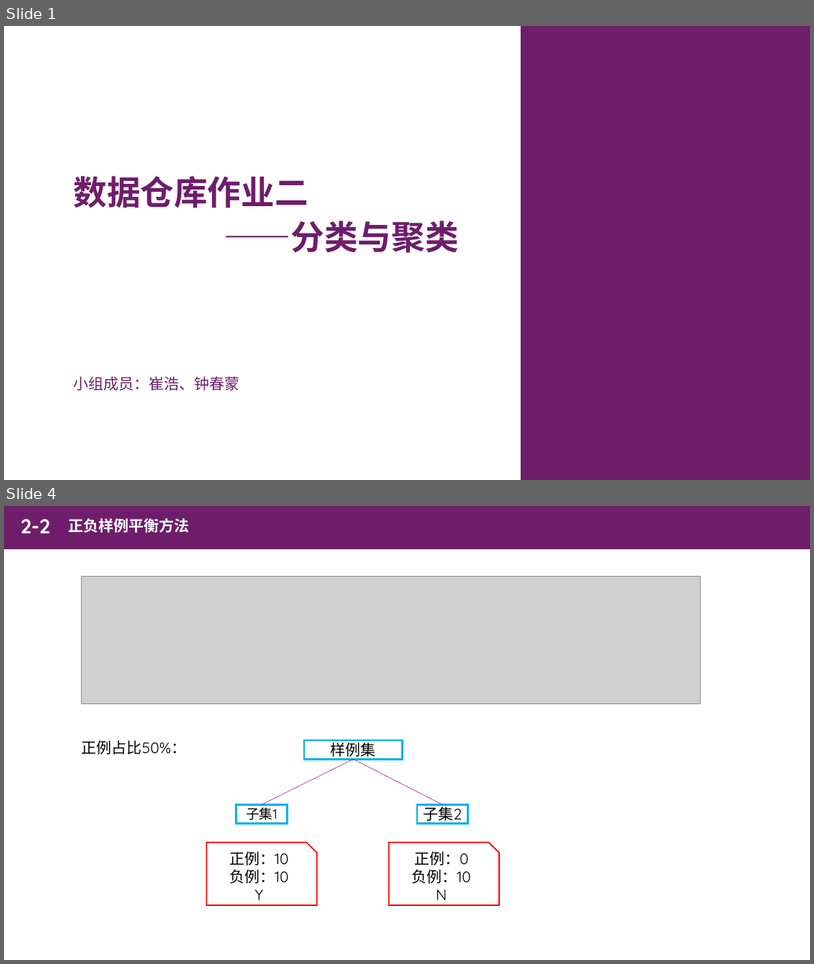
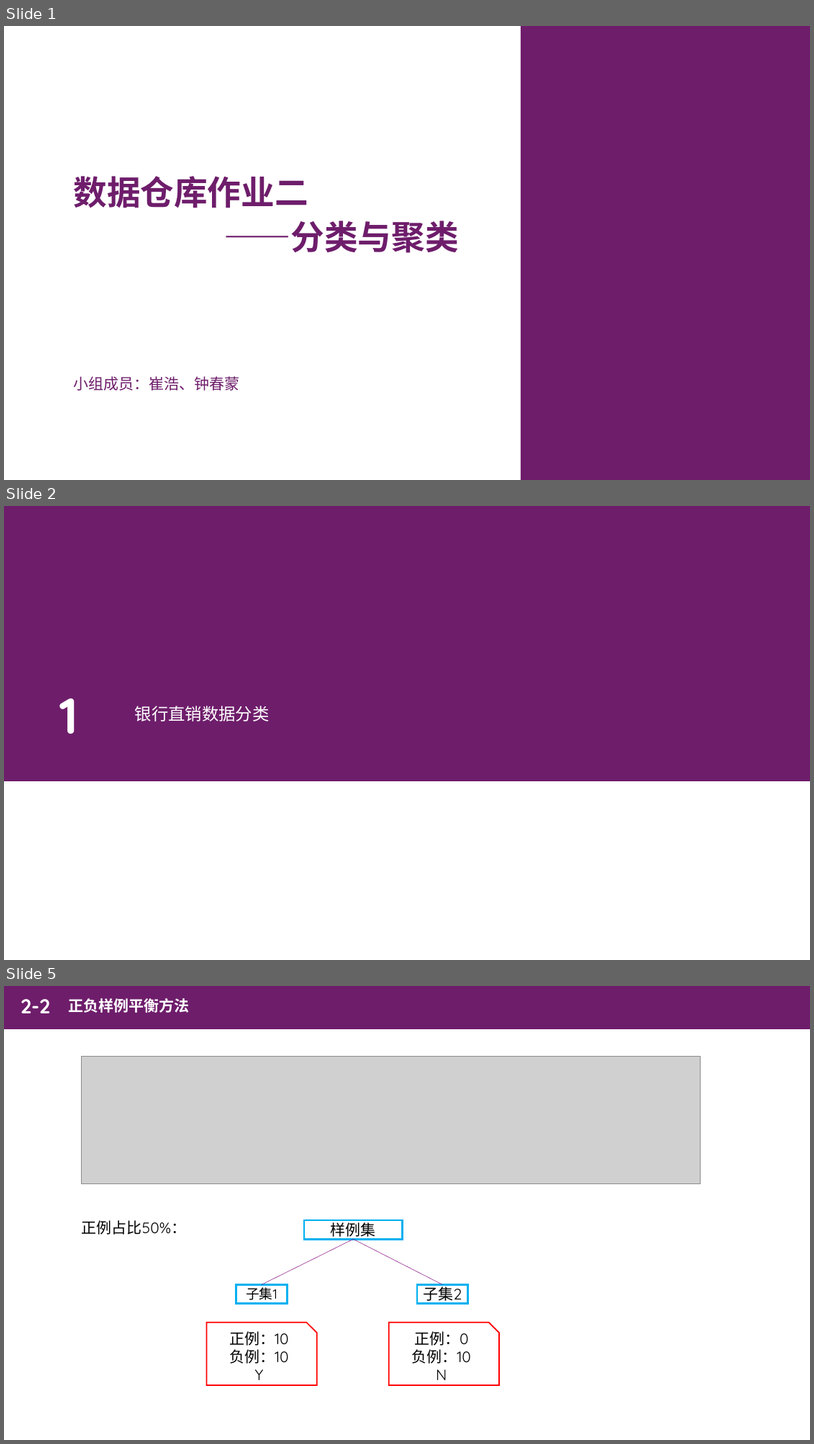
Before and after one commit to cuiods/DataRepository, a slide deck: Homework2/数据仓库报告.pptx. Shown one above the other, each under a label of ours: slides 1 and 4 before the commit, slides 1, 2 and 5 after it; the slides between them are not shown. The pictures are 814x964 and 814x1444 pixels, drawn with LibreOffice and Linux fonts; fonts in the diff are those of the drawing; grey boxes stand for pictures. Boxes give left, top, right and bottom in pixels: in the first picture for what was removed or moved away, otherwise in the second. Text is boxed around its words. In the diff, an @@ line names an element or a change of style, - is before the commit and + after.

```diff
--- a/Homework2/数据仓库报告.pptx
+++ b/Homework2/数据仓库报告.pptx
@@ slide 2 added at box(4, 506, 810, 960), background #FFFFFF @@
@@ rectangle added at box(4, 506, 810, 781), fill #6D1D6B @@
@@ text added at box(60, 698, 78, 734), 60 pt, text #FFFFFF, bold @@
+1
@@ text added at box(135, 705, 270, 721), 20 pt, text #FFFFFF @@
+银行直销数据分类
@@ what was slide 4 is now slide 5 @@
```
Also in this commit, not shown: 7 slides changed, 1 other slide added, 1 other file.
